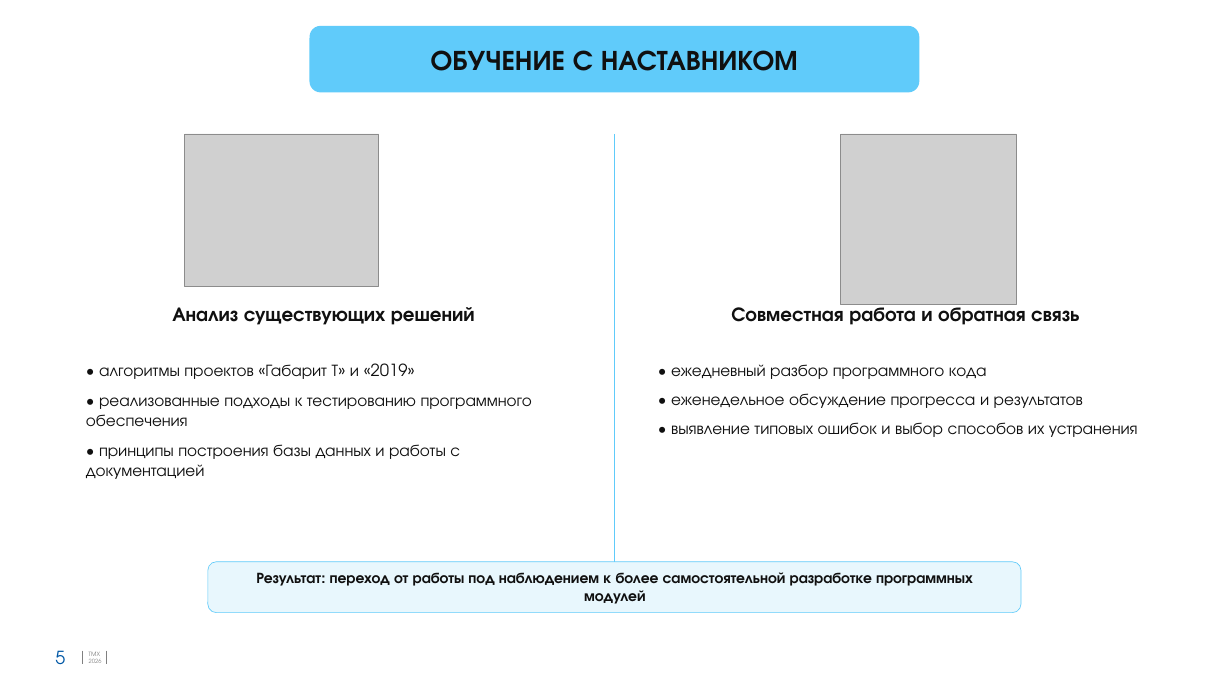
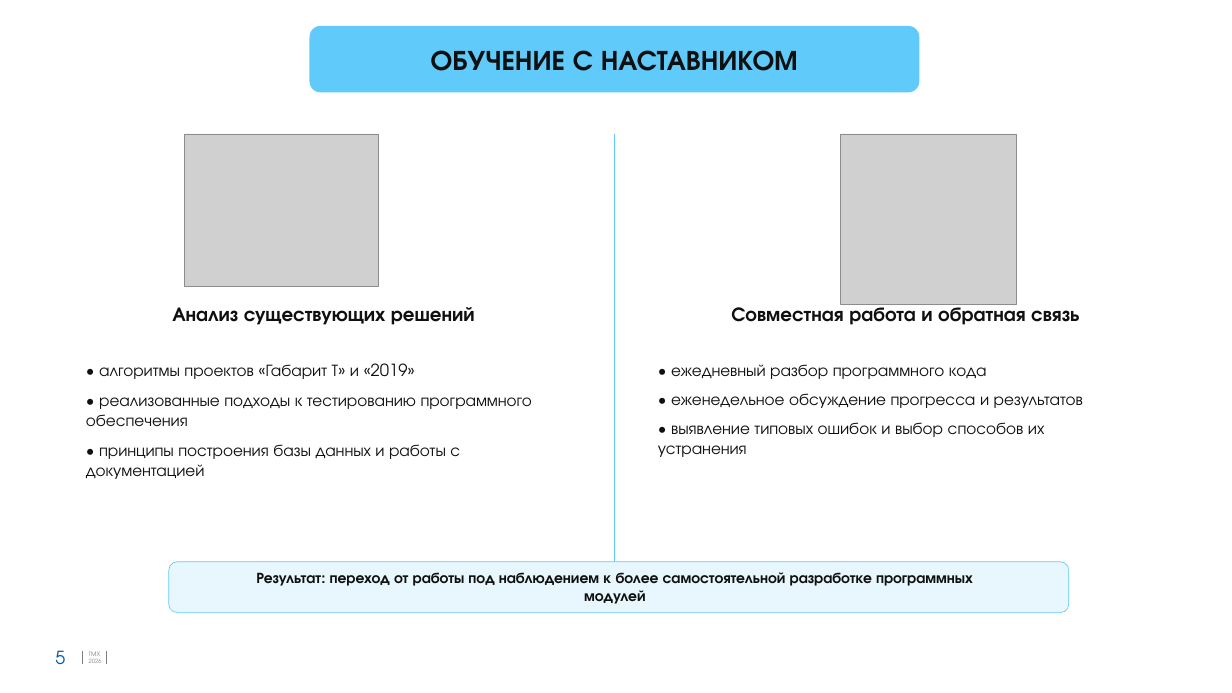
Before and after one commit to PoetOrpheus/docssss, a slide deck: slide 5 of Отчёт_по_наставничеству_Девяткин_Д.А..pptx. Drawn at 1232x693 pixels with LibreOffice and Linux fonts; fonts in the diff are those of the drawing; grey boxes stand for pictures; background and template pictures are left out. Boxes give left, top, right and bottom in pixels: in the first picture for what was removed or moved away, otherwise in the second. Text is boxed around its words. In the diff, an @@ line names an element or a change of style, - is before the commit and + after.

```diff
--- a/Отчёт_по_наставничеству_Девяткин_Д.А..pptx
+++ b/Отчёт_по_наставничеству_Девяткин_Д.А..pptx
@@ text "• ежедневный разбор программного кода" rewrapped from box(671, 364, 1138, 437) to box(658, 364, 1083, 457) @@
@@ rounded rectangle: place and size @@
-rounded rectangle at box(208, 562, 1021, 613)
+rounded rectangle at box(169, 562, 1069, 613)
```
Also in this commit, not shown: 5 other slides changed.
